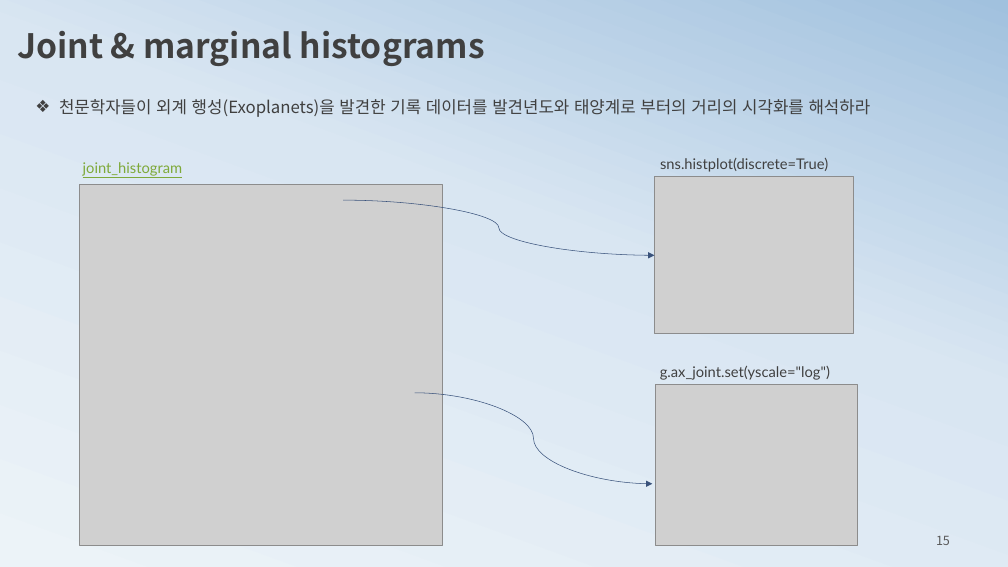
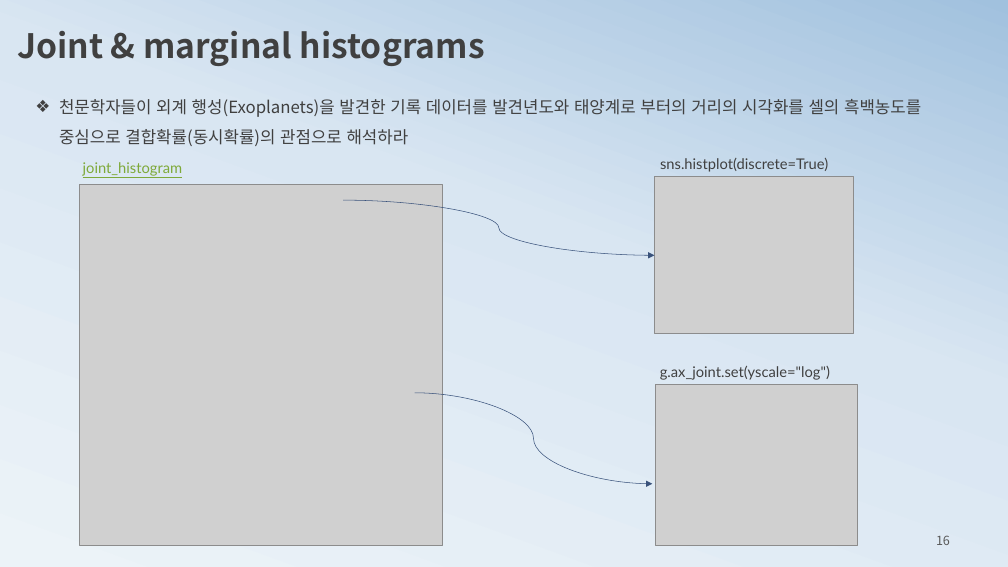
Before and after one commit to ancestor9/mathematics-for-machine-learning, a slide deck: slide 16 of 2_histogram2probability.pptx (slide 15 before the commit). Drawn at 1008x567 pixels with LibreOffice and Linux fonts; fonts in the diff are those of the drawing; grey boxes stand for pictures. Boxes give left, top, right and bottom in pixels: in the first picture for what was removed or moved away, otherwise in the second. Text is boxed around its words. In the diff, an @@ line names an element or a change of style, - is before the commit and + after.

```diff
--- a/2_histogram2probability.pptx
+++ b/2_histogram2probability.pptx
@@ text at bbox=[59, 99, 921, 146]: text changed @@
-❖ 천문학자들이 외계 행성(Exoplanets)을 발견한 기록 데이터를 발견년도와 태양계로 부터의 거리의 시각화를 해석하라
+❖ 천문학자들이 외계 행성(Exoplanets)을 발견한 기록 데이터를 발견년도와 태양계로 부터의 거리의 시각화를 셀의 흑백농도를 중심으로 결합확률(동시확률)의 관점으로 해석하라
@@ page number at bbox=[936, 535, 950, 545]: text changed @@
-15
+16
```
Also in this commit, not shown: 14 other slides changed, 5 slides added, 3 slides removed.
